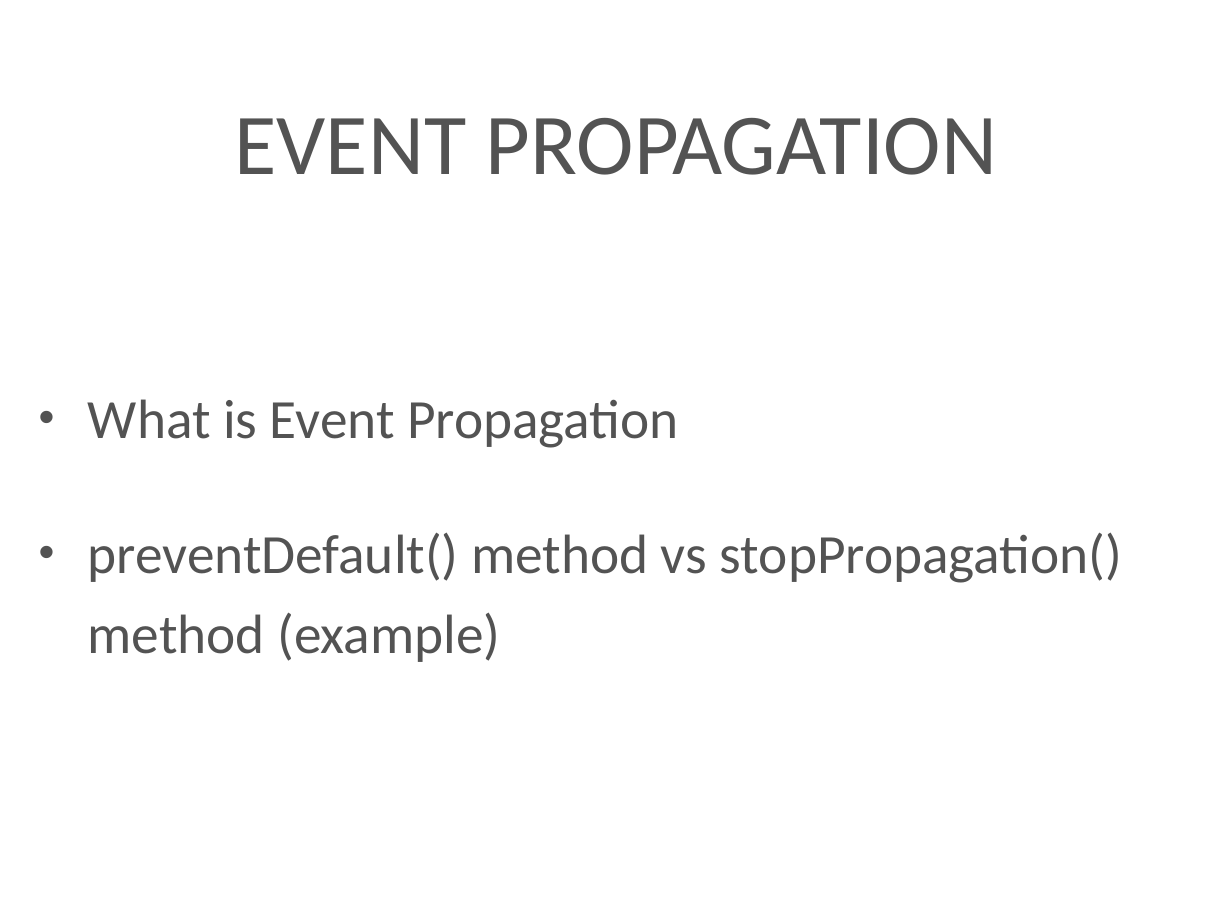
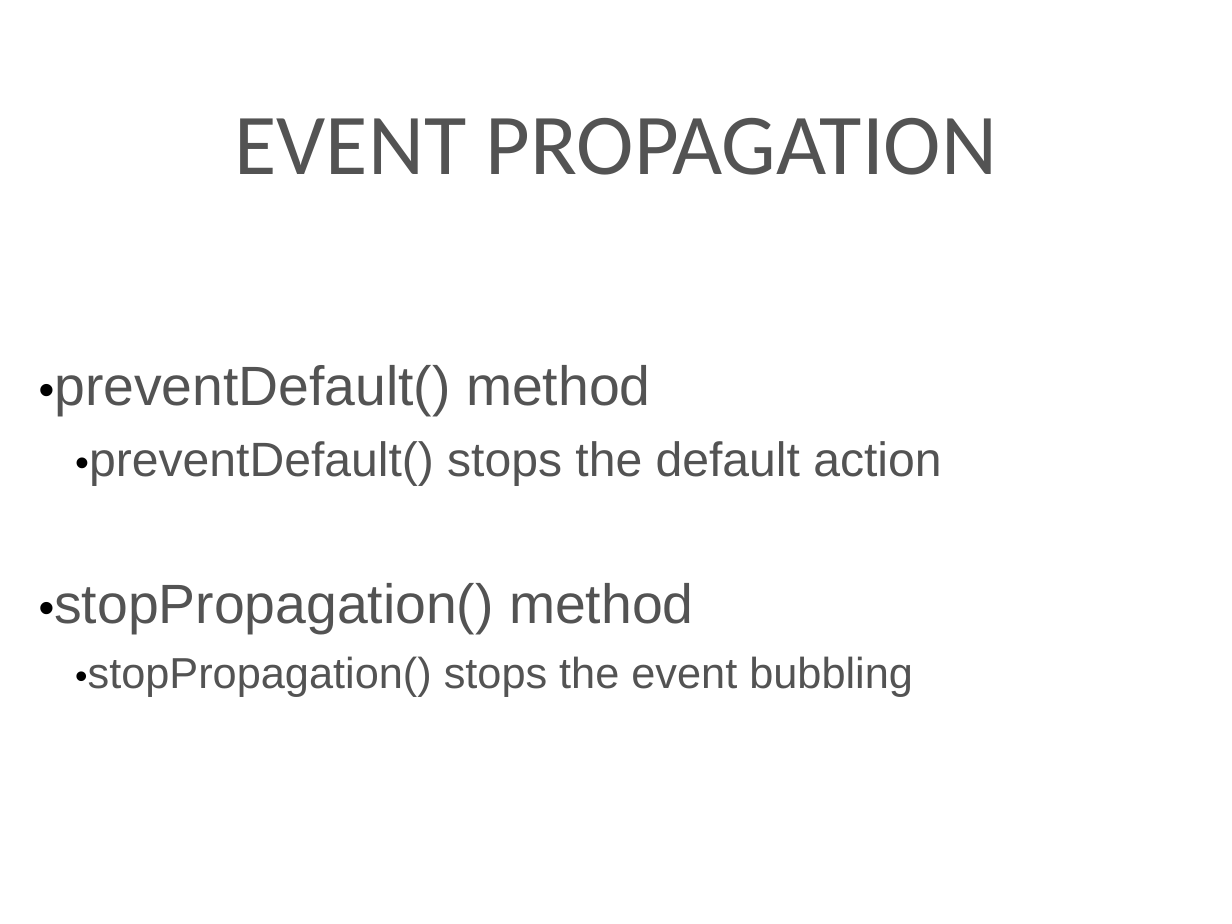
Before and after one commit to kenton-steiner18/Techtasks, a slide deck: slide 36 of presentation/jQuery.pptx. Drawn at 1232x924 pixels with LibreOffice and Linux fonts; fonts in the diff are those of the drawing; background and template pictures are left out. Boxes give left, top, right and bottom in pixels: in the first picture for what was removed or moved away, otherwise in the second. Text is boxed around its words. In the diff, an @@ line names an element or a change of style, - is before the commit and + after.

```diff
--- a/presentation/jQuery.pptx
+++ b/presentation/jQuery.pptx
@@ text at (54,365,941,696): text changed; font Calibri to Arial @@
-• What is Event Propagation
-• preventDefault() method vs stopPropagation() method (example)
+•preventDefault() method
+•preventDefault() stops the default action
+•stopPropagation() method
+•stopPropagation() stops the event bubbling
```
Also in this commit, not shown: 2 other slides changed.
